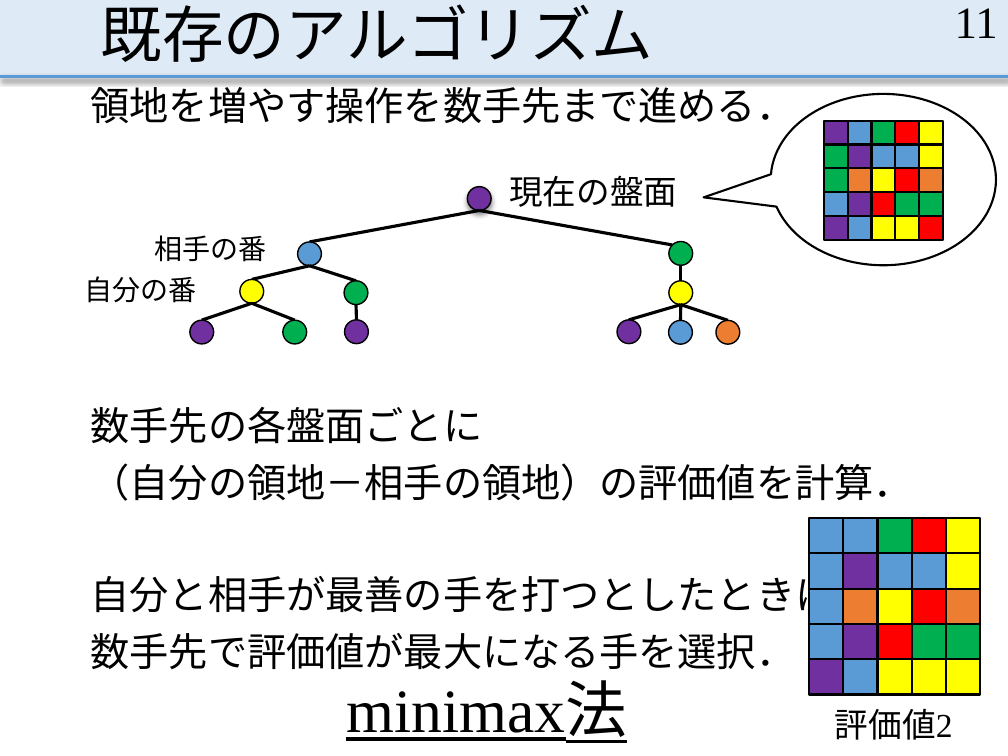
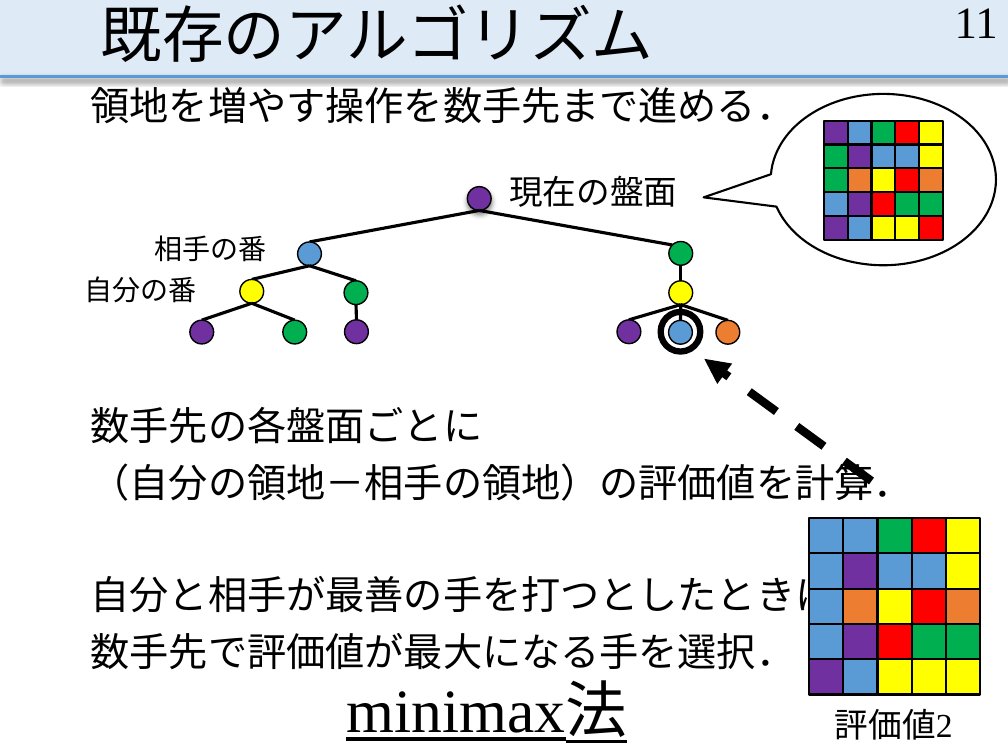
Before and after one commit to MasayaOda/SR, a slide deck: slide 11 of 中間発表1210.pptx. Drawn at 1008x756 pixels with LibreOffice and Linux fonts; fonts in the diff are those of the drawing. Boxes give left, top, right and bottom in pixels: in the first picture for what was removed or moved away, otherwise in the second. Text is boxed around its words. In the diff, an @@ line names an element or a change of style, - is before the commit and + after.

```diff
--- a/中間発表1210.pptx
+++ b/中間発表1210.pptx
@@ ellipse added at bbox=[660, 311, 700, 351], outline #000000 4.5 pt @@
@@ arrow added from (872, 481) to (705, 359), #000000 6 pt dashed @@
```
Also in this commit, not shown: 21 other slides changed, 3 slides added.
